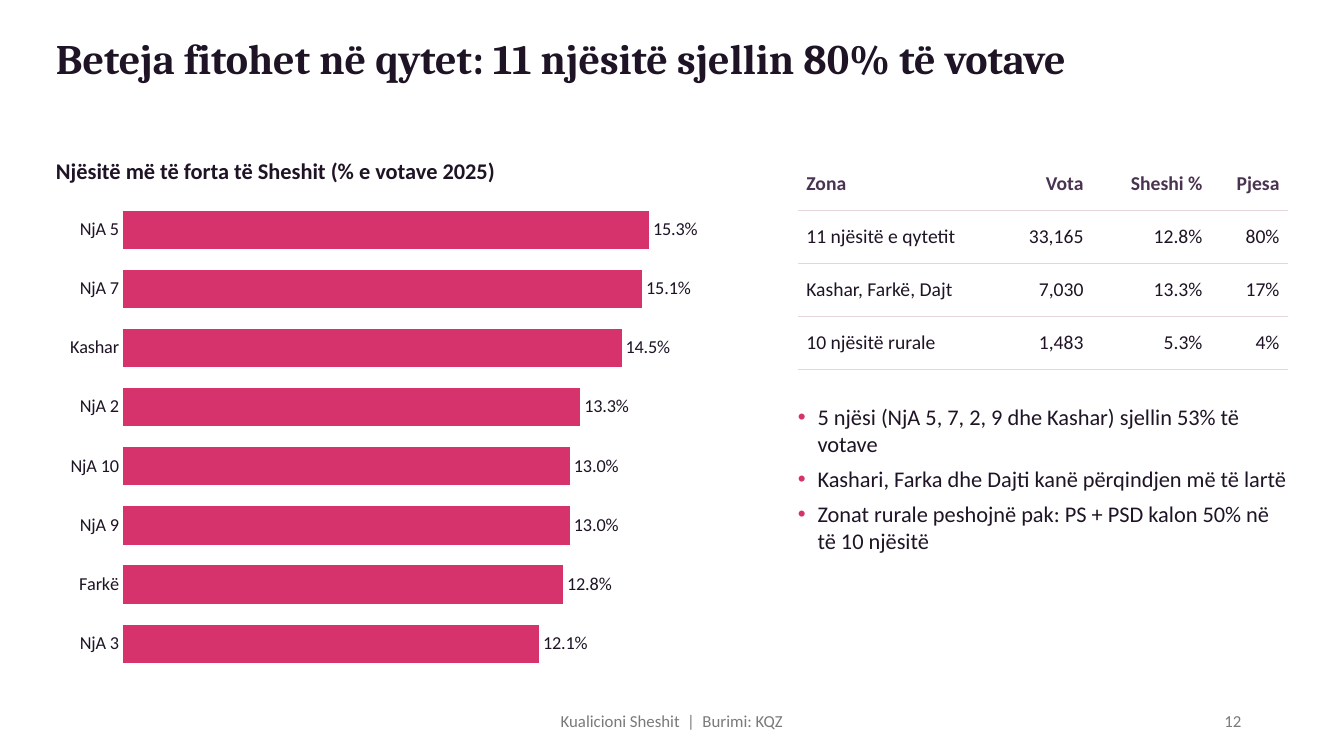
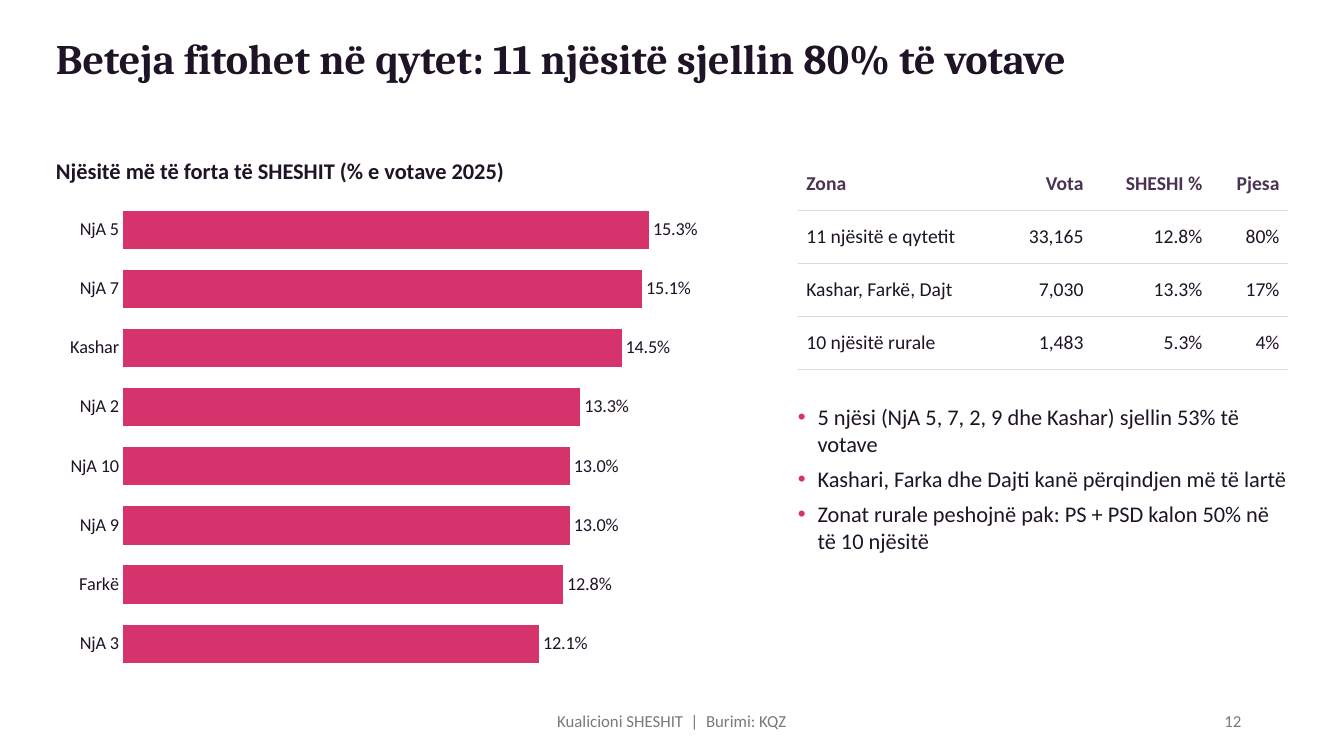
Before and after one commit to edibi/zgjedhjet-shqiperi, a slide deck: slide 12 of powerbi/prezantimi/kualicioni-sheshit-insights.pptx. Drawn at 1344x756 pixels with LibreOffice and Linux fonts; fonts in the diff are those of the drawing. Boxes give left, top, right and bottom in pixels: in the first picture for what was removed or moved away, otherwise in the second. Text is boxed around its words. In the diff, an @@ line names an element or a change of style, - is before the commit and + after.

```diff
--- a/powerbi/prezantimi/kualicioni-sheshit-insights.pptx
+++ b/powerbi/prezantimi/kualicioni-sheshit-insights.pptx
@@ text at [56,162,504,183]: text changed @@
-Njësitë më të forta të Sheshit (% e votave 2025)
+Njësitë më të forta të SHESHIT (% e votave 2025)
@@ table at [799,157,1288,370] @@
-row 1, column 3: Sheshi %
+row 1, column 3: SHESHI %
@@ text at [557,715,786,729]: text changed @@
-Kualicioni Sheshit | Burimi: KQZ
+Kualicioni SHESHIT | Burimi: KQZ
```
Also in this commit, not shown: 13 other slides changed, 37 other files.
